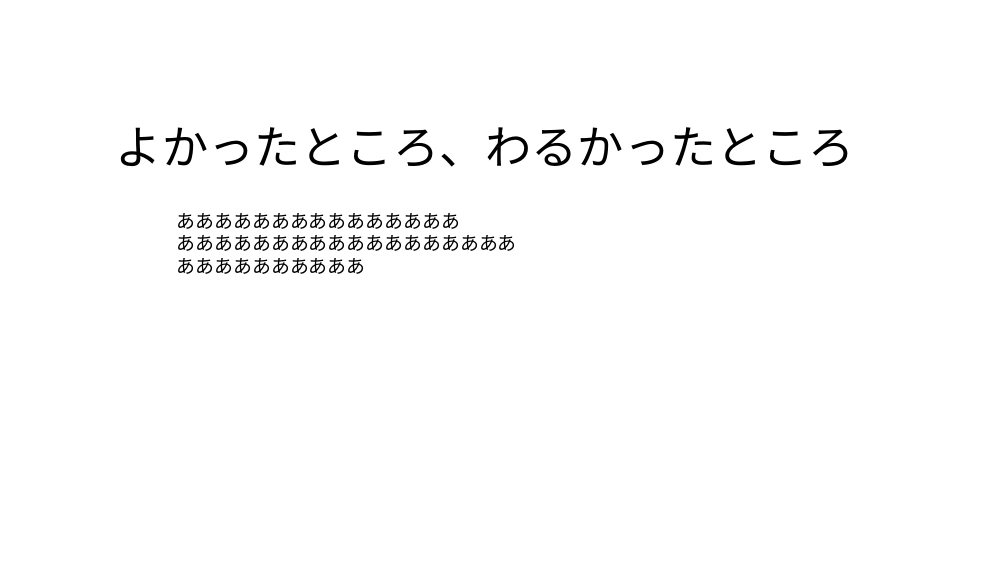
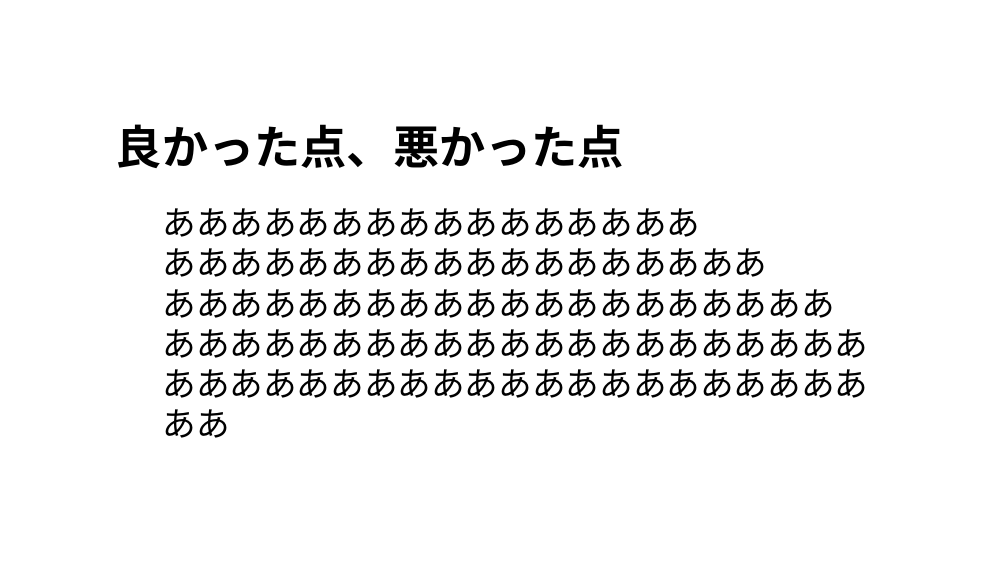
Before and after one commit to alto1412/Yokoari1207, a slide deck: slide 8 of よこありくんのプレゼン.pptx. Drawn at 1008x567 pixels with LibreOffice and Linux fonts; fonts in the diff are those of the drawing; background and template pictures are left out. Boxes give left, top, right and bottom in pixels: in the first picture for what was removed or moved away, otherwise in the second. Text is boxed around its words. In the diff, an @@ line names an element or a change of style, - is before the commit and + after.

```diff
--- a/よこありくんのプレゼン.pptx
+++ b/よこありくんのプレゼン.pptx
@@ title at (116, 124, 624, 168): text changed; bold on @@
-よかったところ、わるかったところ
+良かった点、悪かった点
@@ text "ああああああああああああああああ": place and size @@
-text "ああああああああああああああああ" at (177, 213, 517, 274)
+text "ああああああああああああああああ" at (162, 208, 868, 438)
@@ text at (162, 208, 700, 237): text changed; size 18 to 32 pt; font Calibri to Noto Sans CJK JP @@
-あああああああああああああああ
+ああああああああああああああああ
@@ text at (162, 248, 767, 277): size 18 to 32 pt, font Calibri to Noto Sans CJK JP in "ああああああああああああああああああ" @@
@@ text at (162, 289, 868, 438): text changed; size 18 to 32 pt; font Calibri to Noto Sans CJK JP @@
-ああああああああああ
+ああああああああああああああああああああ
+ああああああああああああああああああああああああああああああああああああああああああああ
```
Also in this commit, not shown: 6 other slides changed, 1 slide added, 1 slide removed.
